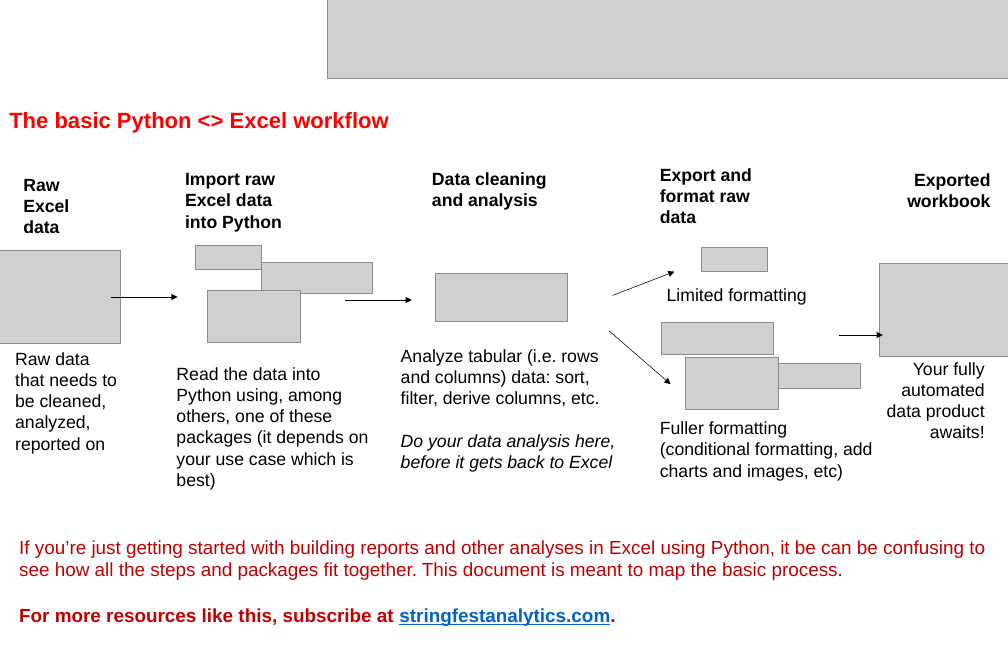
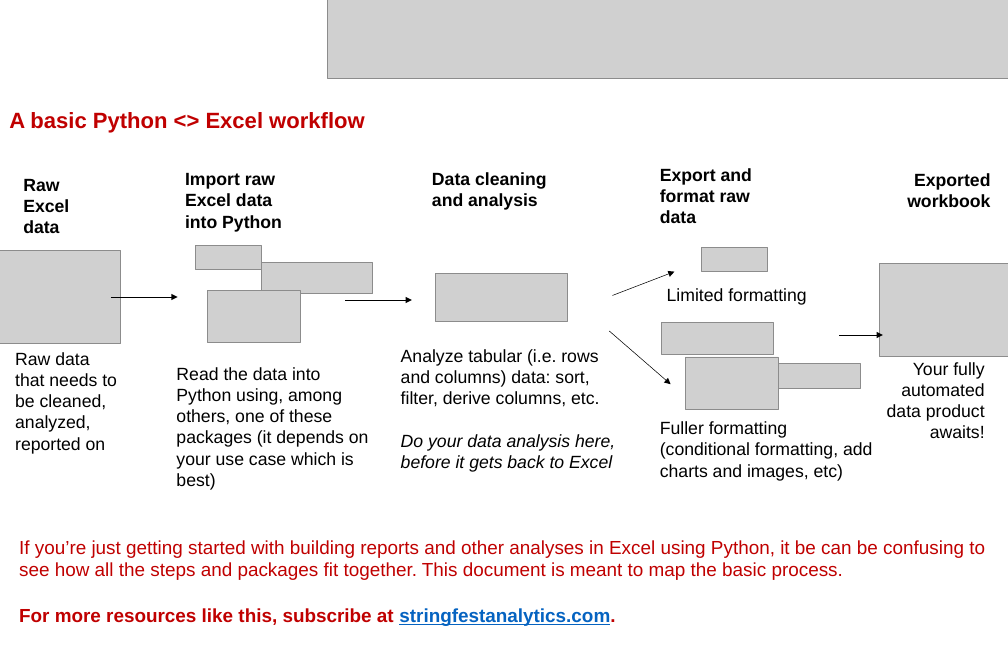
Before and after one commit to stringfestdata/training-assets, a slide deck: slide 1 of raw-assets/python-excel-workflow.pptx. Drawn at 1008x662 pixels with LibreOffice and Linux fonts; fonts in the diff are those of the drawing; grey boxes stand for pictures. Boxes give left, top, right and bottom in pixels: in the first picture for what was removed or moved away, otherwise in the second. Text is boxed around its words. In the diff, an @@ line names an element or a change of style, - is before the commit and + after.

```diff
--- a/raw-assets/python-excel-workflow.pptx
+++ b/raw-assets/python-excel-workflow.pptx
@@ text at (x1=9, y1=112, x2=364, y2=133): text changed; text colour #FF0000 to #C00000 @@
-The basic Python <> Excel workflow
+A basic Python <> Excel workflow
```
